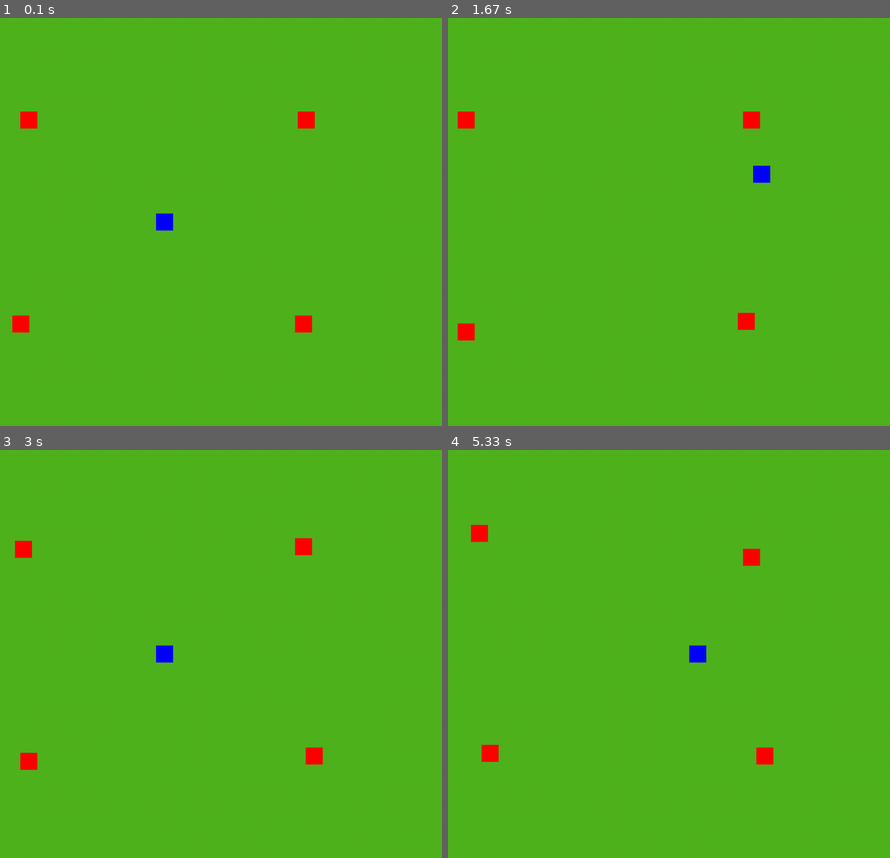
Above: before the commit, frames 1-4 (two rows, left to right).
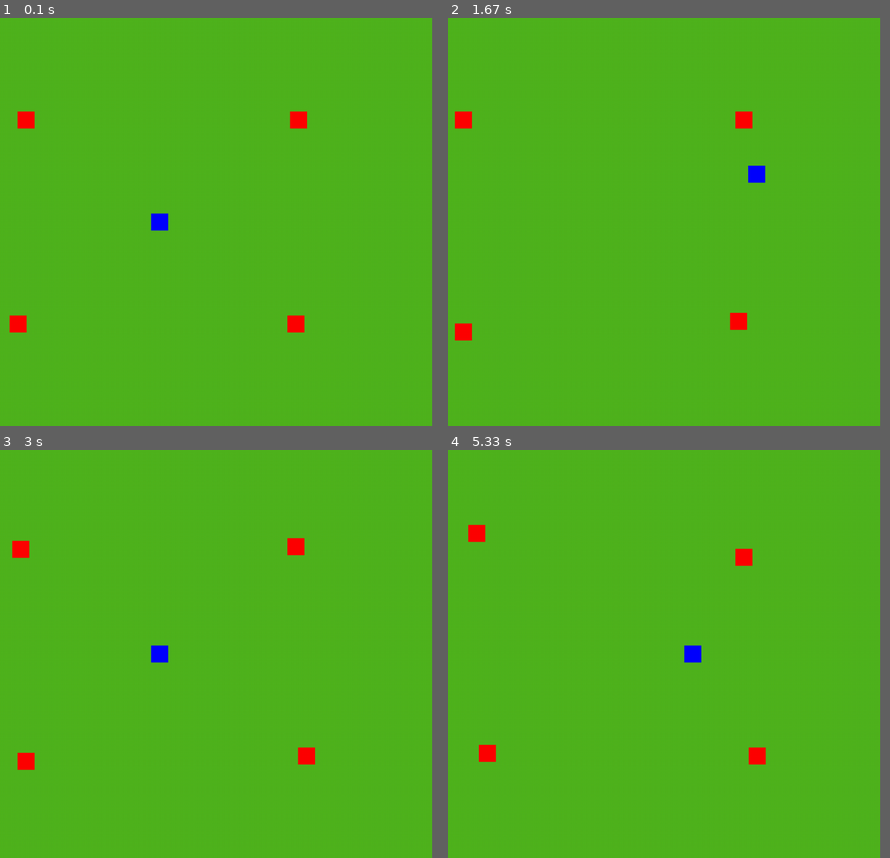
Above: after the commit, the same moments.

Repository: GGindin/Living_Hellscape
Game: pygame game, started from tutorials/dan_demo/bare-bones.py
Two runs of this game, one before a commit and one after it. Both use one fixed random seed, a clock stepped at 60 frames per second and the inputs below.
Inputs:
- Up to frame 1 (0.1 s): no input
- Up to frame 2 (1.67 s): hold Right 0.33-0.8 s; hold Up 0.83-1.13 s; hold Right 1.17-1.63 s
- Up to frame 3 (3 s): hold Left 1.67-2.2 s; hold Down 2.23-2.53 s; hold Left 2.57-2.97 s
- Up to frame 4 (5.33 s): hold Up 3-3.37 s; hold Right 3.4-4.03 s; hold Down 4.07-4.43 s; hold Left 4.47-4.93 s; hold Right from 4.97 s (still down)
The window is 900x663 before the commit and 884x663 after it. Grey fills any space a smaller window leaves; there, only what the larger window draws over its background counts as a difference.

The runs differ from the first frame. In frame 1, 0.5% of the frame differs, in the area x 2-72%, y 22-78%; in frame 2, 0.5%; in frame 3, 0.5%; in frame 4, 0.6%, in the area x 4-74%, y 18-78%.

Commit message:
Update bare-bones.py
Changed SCREEN_W from 1042 to 1024.

Diff:
--- a/tutorials/dan_demo/bare-bones.py
+++ b/tutorials/dan_demo/bare-bones.py
@@ -37,7 +37,7 @@
 
 # Screen dimensions. Useful not just for setting up the main display, but also for positioning.
 # For example, if we want an object to start from the right side of the screen, we can use SCREEN_W instead of manually typing in the position.
-SCREEN_W = 1042
+SCREEN_W = 1024
 SCREEN_H = 768
 
 # Flags are tags we can give to the set_mode() function below, which include things like FULLSCREEN, RESIZEABLE, and SCALABLE.
